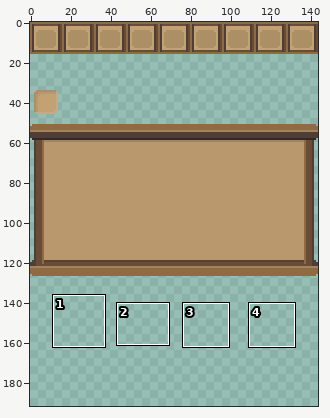
File history of a sprite sheet, Assets/Sprites/UI/UI.png. The picture above shows the old version from afar; the outline marks the close-up.
Close-up. Old version:
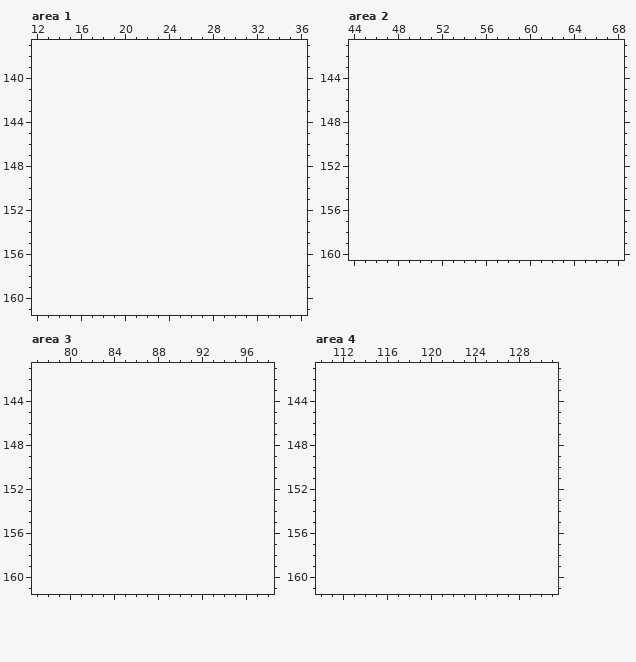
The file is 144x128 pixels. Colours within 5 levels of each other are drawn and written as one. Shown: area 1: x 12..36, y 137..161; area 2: x 44..68, y 141..160; area 3: x 77..98, y 141..161; area 4: x 110..131, y 141..161. The old version is drawn lined up with the new one, on the new canvas. The commit also changed other parts of the picture, which this record leaves out.
New version:
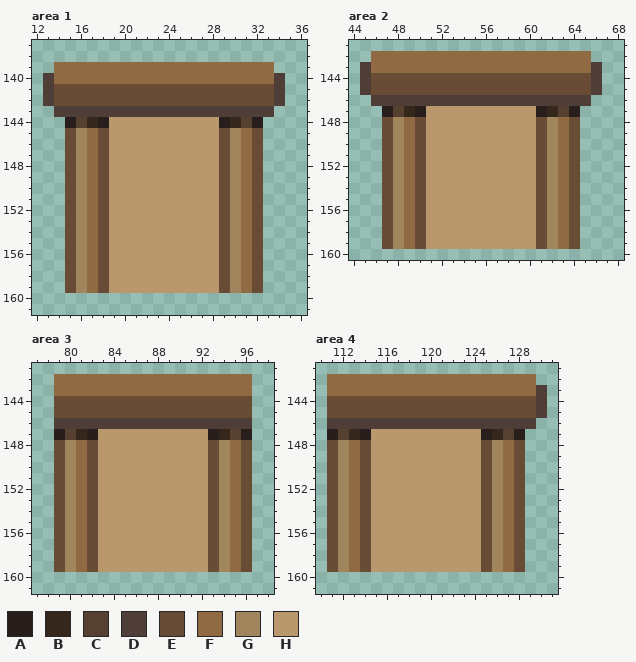
Palette (. is transparent): A #281f1c  B #35271b  C #56402f  D #4f3d37  E #694c35  F #906a43  G #a0855d  H #b8986c
Changes in this commit:
canvas 144x128 -> 144x192
Area 1:
There is now colour A in row 144 at x 15, 18, 29 and 32.
There is now colour B in row 144 at x 17 and 30.
There is now colour C in row 144 at x 16 and 31.
There is now colour D in rows 140 to 142 at x 13 and 34; in row 143 at x 14 to 33.
There is now colour E in rows 141 to 142 at x 14 to 33; in rows 145 to 159 at x 15, 18, 29 and 32.
There is now colour F in rows 139 to 140 at x 14 to 33; in rows 145 to 159 at x 17 and 31.
There is now colour G in rows 145 to 159 at x 16 and 30.
There is now colour H in rows 144 to 159 at x 19 to 28.
Area 2:
There is now colour A in row 147 at x 47, 50, 61 and 64.
There is now colour B in row 147 at x 49 and 62.
There is now colour C in row 147 at x 48 and 63.
There is now colour D in rows 143 to 145 at x 45 and 66; in row 146 at x 46 to 65.
There is now colour E in rows 144 to 145 at x 46 to 65; in rows 148 to 159 at x 47, 50, 61 and 64.
There is now colour F in rows 142 to 143 at x 46 to 65; in rows 148 to 159 at x 49 and 63.
There is now colour G in rows 148 to 159 at x 48 and 62.
There is now colour H in rows 147 to 159 at x 51 to 60.
Area 3:
There is now colour A in row 147 at x 79, 82, 93 and 96.
There is now colour B in row 147 at x 81 and 94.
There is now colour C in row 147 at x 80 and 95.
There is now colour D in row 146 at x 79 to 96.
There is now colour E in rows 144 to 145 at x 79 to 96; in rows 148 to 159 at x 79, 82, 93 and 96.
There is now colour F in rows 142 to 143 at x 79 to 96; in rows 148 to 159 at x 81 and 95.
There is now colour G in rows 148 to 159 at x 80 and 94.
There is now colour H in rows 147 to 159 at x 83 to 92.
Area 4:
There is now colour A in row 147 at x 111, 114, 125 and 128.
There is now colour B in row 147 at x 113 and 126.
There is now colour C in row 147 at x 112 and 127.
There is now colour D in rows 143 to 145 at x 130; in row 146 at x 111 to 129.
There is now colour E in rows 144 to 145 at x 111 to 129; in rows 148 to 159 at x 111, 114, 125 and 128.
There is now colour F in rows 142 to 143 at x 111 to 129; in rows 148 to 159 at x 113 and 127.
There is now colour G in rows 148 to 159 at x 112 and 126.
There is now colour H in rows 147 to 159 at x 115 to 124.
Boxes around the changes in both close-ups, in picture pixels (x1, y1, x2, y2):
added: (43, 62, 285, 293)
added: (360, 51, 602, 249)
added: (54, 374, 252, 572)
added: (327, 374, 547, 572)
